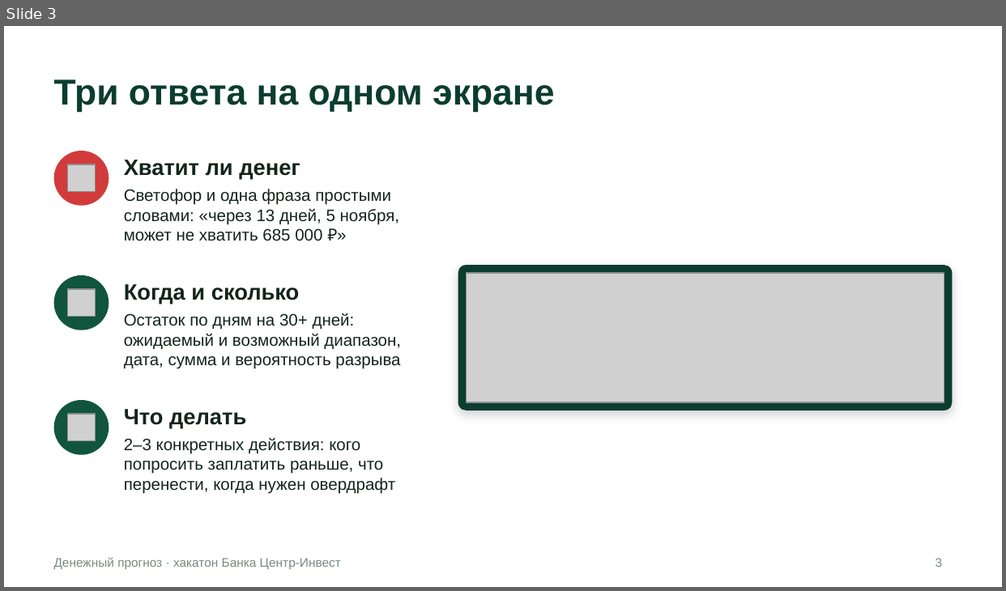
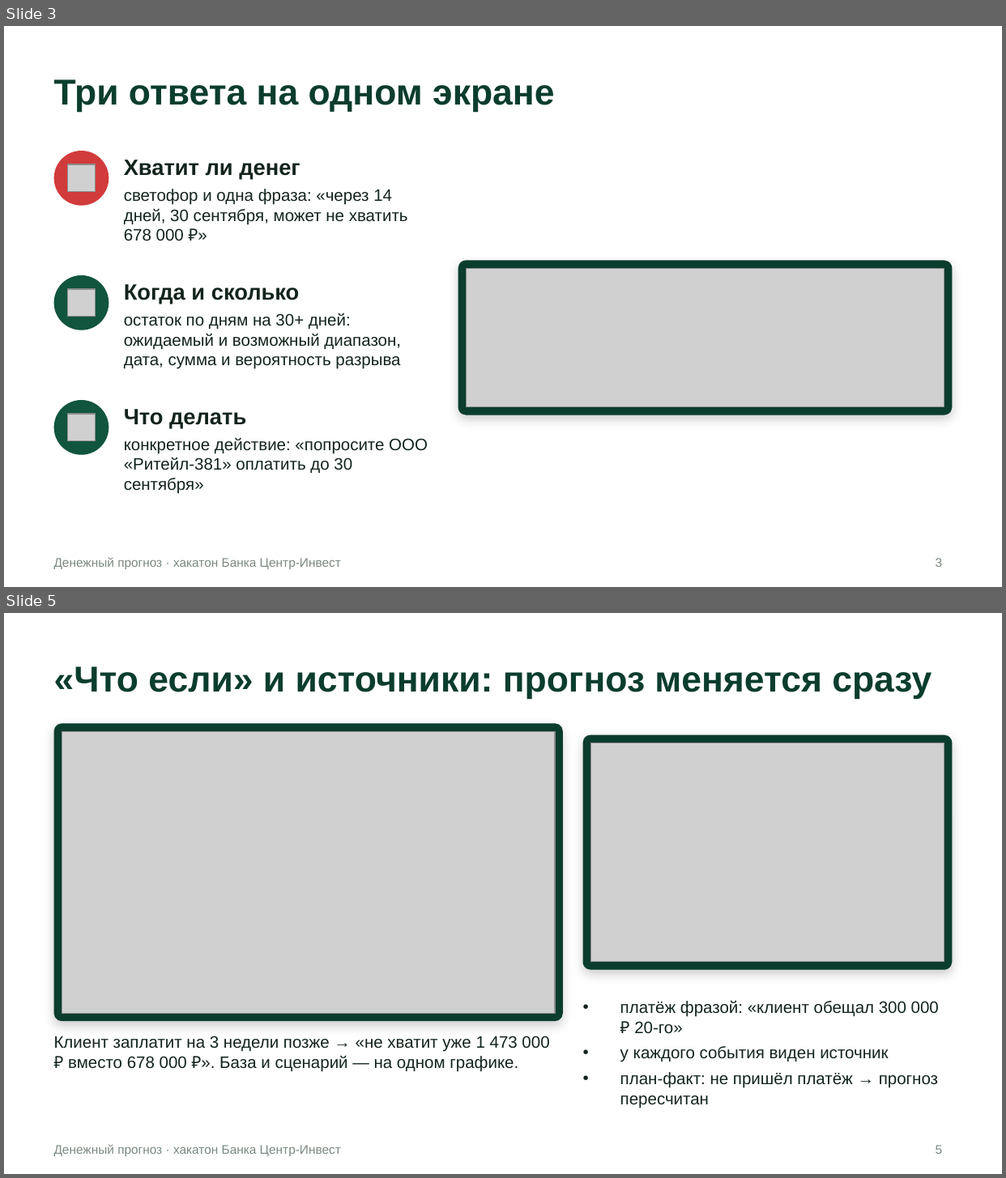
Before and after one commit to VaDex-web/cashflow, a slide deck: docs/presentation.pptx. Shown one above the other, each under a label of ours: slide 3 before the commit, slides 3 and 5 after it; the slides between them are not shown. The pictures are 1006x591 and 1006x1178 pixels, drawn with LibreOffice and Linux fonts; fonts in the diff are those of the drawing; grey boxes stand for pictures. Boxes give left, top, right and bottom in pixels: in the first picture for what was removed or moved away, otherwise in the second. Text is boxed around its words. In the diff, an @@ line names an element or a change of style, - is before the commit and + after.

Commit message:
Презентация под 3–5 минут на реальной истории C124 (цифры перепроверены запуском), PDF, сценарий выступления по секундам и ролям, 10 вопросов жюри

```diff
--- a/docs/presentation.pptx
+++ b/docs/presentation.pptx
@@ slide 5 added at [4, 613, 1002, 1174], background #FFFFFF; not listed: 1 template element that a slide beside it also shows @@
@@ title added at [54, 666, 931, 700], 26 pt, text #0B3D2E, bold @@
+«Что если» и источники: прогноз меняется сразу
@@ rounded rectangle added at [54, 724, 563, 1022], fill #0B3D2E @@
@@ picture added at [62, 732, 555, 1014] @@
@@ rounded rectangle added at [583, 735, 952, 970], fill #0B3D2E @@
@@ picture added at [590, 743, 944, 962] @@
@@ text added at [620, 1000, 939, 1108], 12 pt, text #13241C @@
+• платёж фразой: «клиент обещал 300 000 ₽ 20-го»
+• у каждого события виден источник
+• план-факт: не пришёл платёж → прогноз пересчитан
@@ text added at [54, 1036, 549, 1072], 12 pt, text #13241C @@
+Клиент заплатит на 3 недели позже → «не хватит уже 1 473 000 ₽ вместо 678 000 ₽». База и сценарий — на одном графике.
@@ page number added at [936, 1145, 943, 1154], 9 pt, text #7A8A80 @@
+5
@@ slide 3 changed as well @@
@@ text at [124, 189, 408, 241]: text changed @@
-Светофор и одна фраза простыми словами: «через 13 дней, 5 ноября, может не хватить 685 000 ₽»
+светофор и одна фраза: «через 14 дней, 30 сентября, может не хватить 678 000 ₽»
@@ rounded rectangle: place and size @@
-rounded rectangle at [458, 266, 952, 412]
+rounded rectangle at [458, 261, 952, 415]
@@ rounded rectangle at [458, 261, 952, 415]: proportions changed @@
@@ picture: place and size @@
-picture at [466, 274, 944, 403]
+picture at [466, 268, 944, 408]
@@ text at [124, 313, 401, 369]: text changed @@
-Остаток по дням на 30+ дней: ожидаемый и возможный диапазон, дата, сумма и вероятность разрыва
+остаток по дням на 30+ дней: ожидаемый и возможный диапазон, дата, сумма и вероятность разрыва
@@ text at [124, 437, 428, 494]: text changed @@
-2–3 конкретных действия: кого попросить заплатить раньше, что перенести, когда нужен овердрафт
+конкретное действие: «попросите ООО «Ритейл-381» оплатить до 30 сентября»
```
Also in this commit, not shown: 6 other slides changed, 3 other slides added, 6 slides removed, 23 other files.
